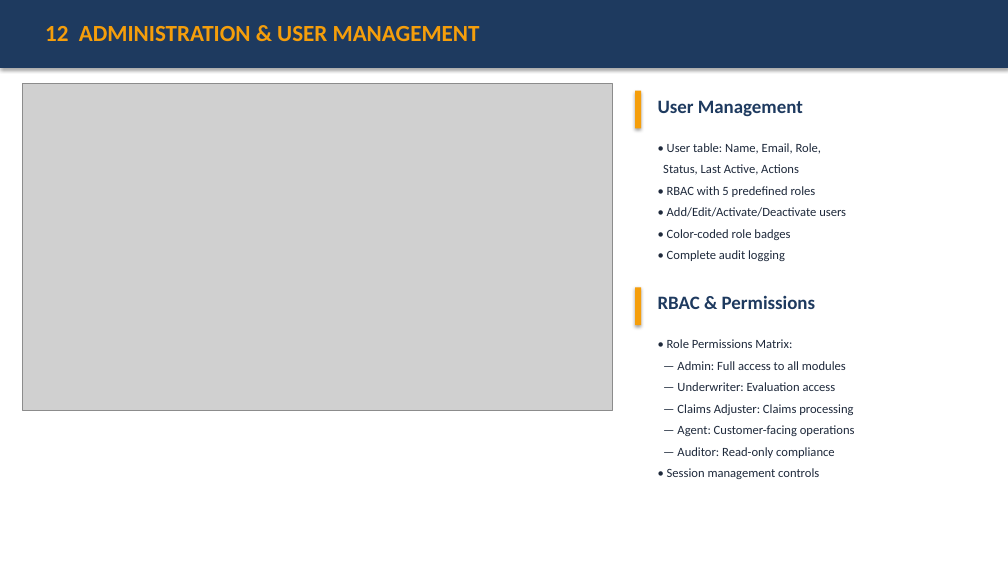
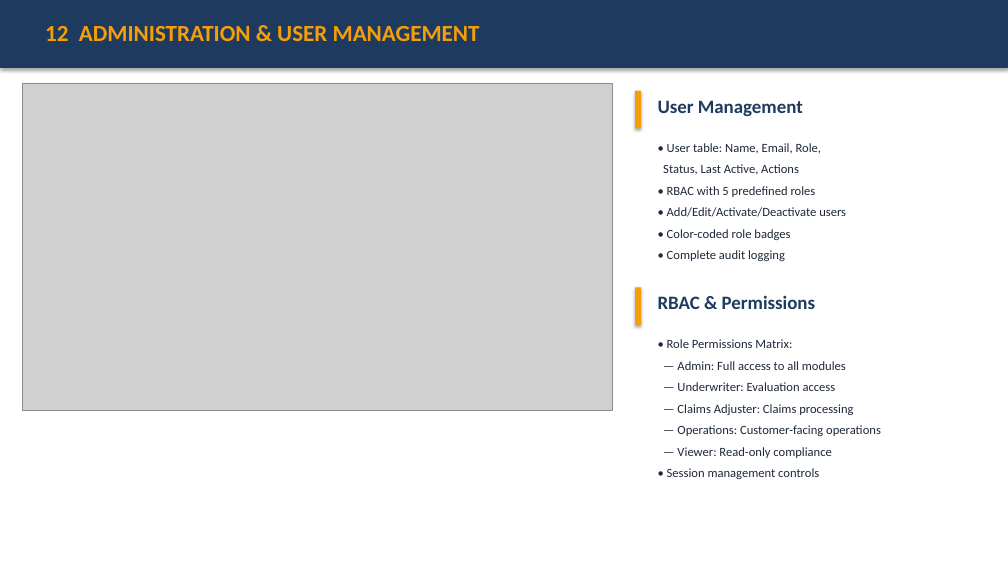
Before and after one commit to aksatyam/PAS_POC, a slide deck: slide 14 of IMGC_PAS_Client_Demo.pptx. Drawn at 1008x567 pixels with LibreOffice and Linux fonts; fonts in the diff are those of the drawing; grey boxes stand for pictures. Boxes give left, top, right and bottom in pixels: in the first picture for what was removed or moved away, otherwise in the second. Text is boxed around its words. In the diff, an @@ line names an element or a change of style, - is before the commit and + after.

```diff
--- a/IMGC_PAS_Client_Demo.pptx
+++ b/IMGC_PAS_Client_Demo.pptx
@@ text at [677,425,881,458]: text changed @@
-— Agent: Customer-facing operations
-— Auditor: Read-only compliance
+— Operations: Customer-facing operations
+— Viewer: Read-only compliance
```
Also in this commit, not shown: 1 other slide changed, 1 other file.
